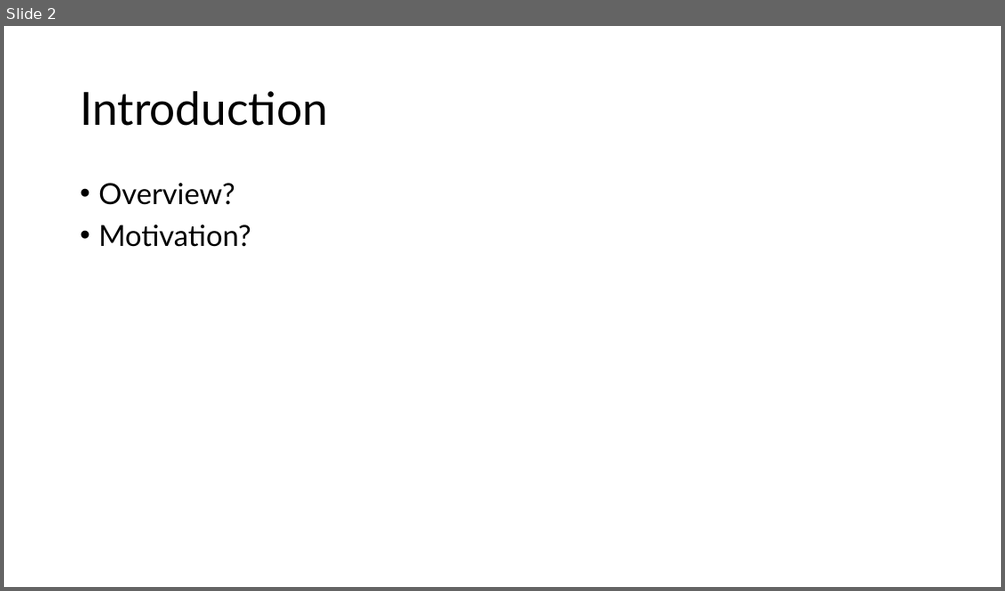
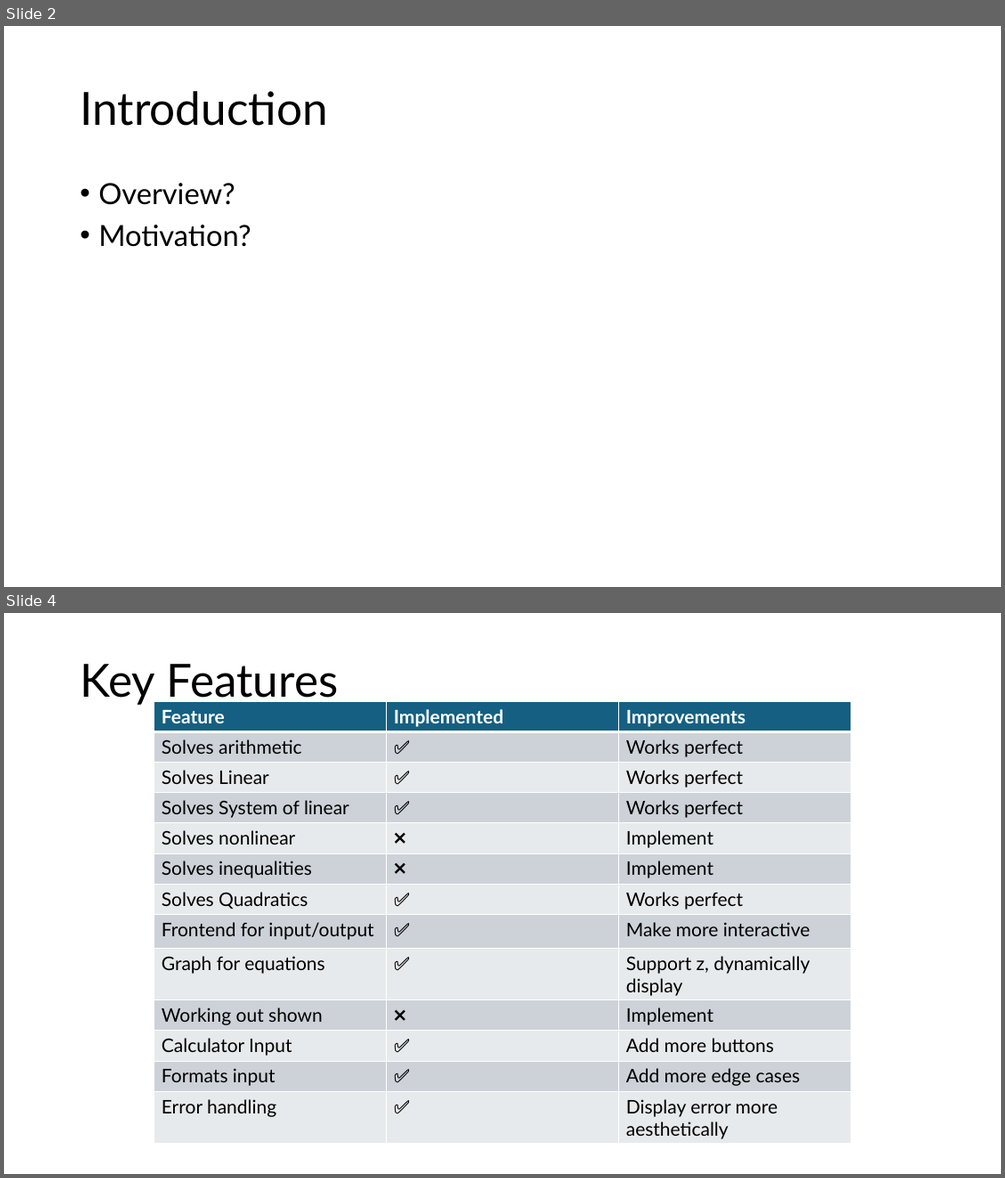
Before and after one commit to rishirattanpal/Equation-Solver, a slide deck: docs/equationSolverPresentation.pptx. Shown one above the other, each under a label of ours: slide 2 before the commit, slides 2 and 4 after it; the slides between them are not shown. The pictures are 1005x591 and 1005x1178 pixels, drawn with LibreOffice and Linux fonts; fonts in the diff are those of the drawing. Boxes give left, top, right and bottom in pixels: in the first picture for what was removed or moved away, otherwise in the second. Text is boxed around its words. In the diff, an @@ line names an element or a change of style, - is before the commit and + after.

```diff
--- a/docs/equationSolverPresentation.pptx
+++ b/docs/equationSolverPresentation.pptx
@@ slide 4 added at (x1=4, y1=613, x2=1001, y2=1174), background #FFFFFF @@
@@ title added at (x1=80, y1=664, x2=338, y2=706), 44 pt, text #000000 @@
+Key Features
@@ table added at (x1=154, y1=702, x2=852, y2=1144), 13 rows, 3 columns @@
+Feature | Implemented | Improvements
+Solves arithmetic | ✅ | Works perfect
+Solves Linear | ✅ | Works perfect
+Solves System of linear | ✅ | Works perfect
+Solves nonlinear | ❌ | Implement
+Solves inequalities | ❌ | Implement
+Solves Quadratics | ✅ | Works perfect
+Frontend for input/output | ✅ | Make more interactive
+Graph for equations | ✅ | Support z, dynamically display
+Working out shown | ❌ | Implement
+Calculator Input | ✅ | Add more buttons
+Formats input | ✅ | Add more edge cases
+Error handling | ✅ | Display error more aesthetically
```
Also in this commit, not shown: 2 slides changed, 2 other slides added, 1 slide removed, 10 other files.
